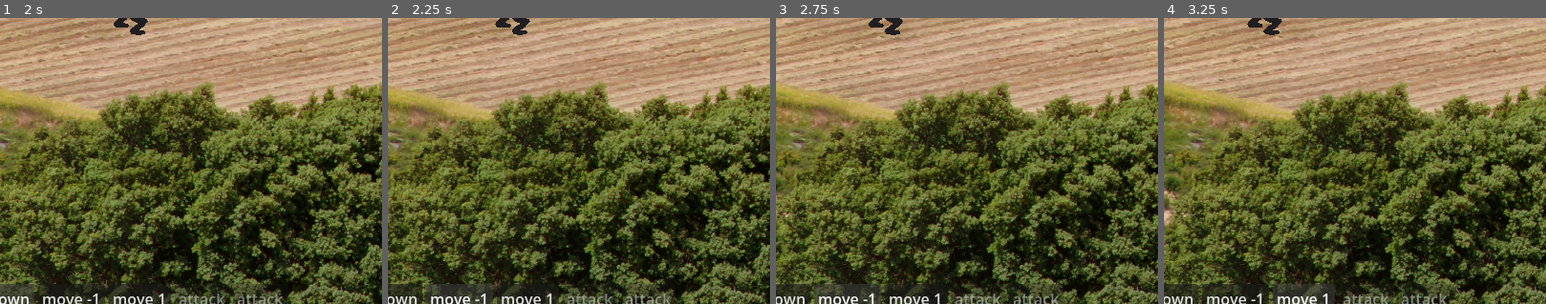
Above: before the commit, frames 1-4 (left to right).
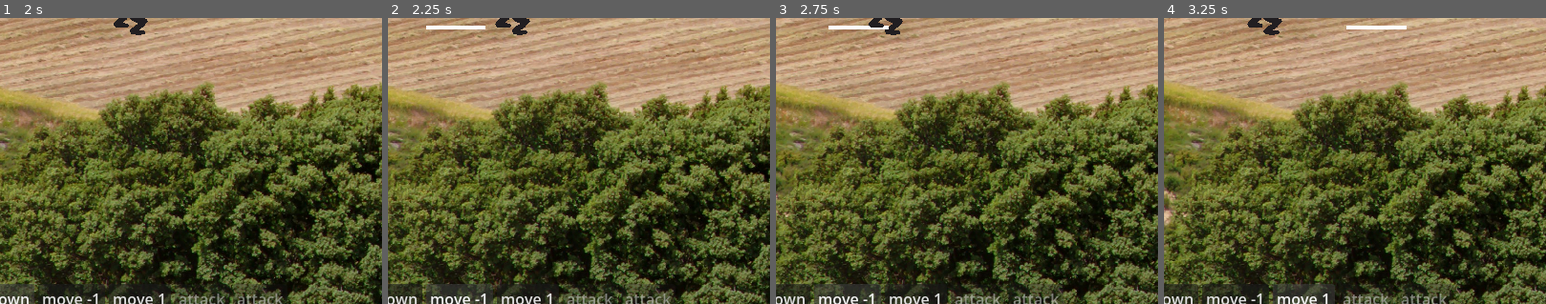
Above: after the commit, the same moments.

Repository: SnekOfSpice/micro-mechs
Game: Godot game, scene res://game/main_menu/main_menu.tscn
The game is run twice, just before and just after one commit, with the same random seed, the same clock (stepped at 60 frames per second) and the same inputs.
Inputs:
- Up to frame 1 (2 s): click "Battle" at 0.5 s; click "cool down" at 1.25 s
- Up to frame 2 (2.25 s): click "move -1" at 2 s
- Up to frame 3 (2.75 s): no input
- Up to frame 4 (3.25 s): click "move 1" at 2.75 s
The pictures show only the part of the screen within x 6-56%, y 48-98%; the shares and areas given below are measured in that part.

Frame 1 is identical in both runs. In frame 2, 0.2% of the frame differs, in the area x 10-26%, y 2-4%; in frame 3, 0.2%; in frame 4, 0.2%, in the area x 47-64%, y 2-4%.
Error before the commit: Invalid access to property or key 'weapon_list' on a base object of type 'null instance'. (res://mech.gd:30)
Error after the commit: Invalid access to property or key 'weapon_list' on a base object of type 'null instance'. (res://mech.gd:31)

Commit message:
ehehehehehe

Diff:
--- a/autoload/action_button.gd
+++ b/autoload/action_button.gd
@@ -10,6 +10,7 @@
 
 func _ready() -> void:
 	EventBus.request_action_rebuild.connect(_rebuild)
+	CommandHandler.command_executed.connect(func(_c): _rebuild())
 
 
 func _rebuild():
@@ -33,3 +34,25 @@
 	print()
 	action.do()
 	EventBus.request_action_rebuild.emit()
+
+
+func _on_mouse_entered() -> void:
+	var mech_spot := action.owner.get_spot()
+	if action is ActionMove:
+		Global.battle_stage.highlight_range(
+			Vector2(
+				mech_spot + action.distance,
+				mech_spot + action.distance,
+			)
+		)
+	if action is ActionWeapon:
+		var weapon_range : Vector2 = action.config.weapon_range
+		Global.battle_stage.highlight_range(
+			Vector2(
+				mech_spot + weapon_range.x,
+				mech_spot + weapon_range.y,
+			)
+		)
+
+func _on_mouse_exited() -> void:
+	Global.battle_stage.hide_range()
--- a/autoload/action_button.tscn
+++ b/autoload/action_button.tscn
@@ -10,4 +10,6 @@
 grow_vertical = 2
 script = ExtResource("1_xxk10")
 
+[connection signal="mouse_entered" from="." to="." method="_on_mouse_entered"]
+[connection signal="mouse_exited" from="." to="." method="_on_mouse_exited"]
 [connection signal="pressed" from="." to="." method="_on_pressed"]
--- a/mech.gd
+++ b/mech.gd
@@ -4,6 +4,7 @@
 
 
 const WIDTH := 128
+const HALF_WIDTH : int = int(WIDTH * 0.5)
 var combat_stats : CombatStats
 
 
@@ -203,13 +204,14 @@
 	result.append(cd_action)
 
 	var leg_config : LegConfig = _get_leg_config()
-	for i in range(1, leg_config.movement + 1):
-		for factor in [-1, 1]:
-			var move_action := ActionMove.new()
-			move_action.owner = self
-			move_action.config = leg_config
-			move_action.distance = i * factor
-			result.append(move_action)
+	for i in range(-leg_config.movement, leg_config.movement + 1):
+		if i == 0:
+			continue
+		var move_action := ActionMove.new()
+		move_action.owner = self
+		move_action.config = leg_config
+		move_action.distance = i
+		result.append(move_action)
 
 	var i := 0
 	for weapon : WeaponPivot in %WeaponPivots.get_children():
--- a/parts/weapons/cannon_1.tscn
+++ b/parts/weapons/cannon_1.tscn
@@ -2,15 +2,11 @@
 
 [ext_resource type="Script" uid="uid://btpy4p1qf56fv" path="res://parts/weapons/weapon_pivot.gd" id="1_8pukg"]
 [ext_resource type="Texture2D" uid="uid://6c4amwrvmdg" path="res://parts/weapons/cannon.png" id="2_8pukg"]
-[ext_resource type="Script" uid="uid://d4g0xn01kf10" path="res://parts/weapons/weapon_config.gd" id="2_pwkwo"]
-
-[sub_resource type="Resource" id="Resource_fraup"]
-script = ExtResource("2_pwkwo")
-tech_id = "cannon_1"
+[ext_resource type="Resource" uid="uid://dlyih6mx0mqw" path="res://parts/weapons/configs/cannon_1.tres" id="2_pwkwo"]
 
 [node name="Cannon1" type="Marker2D" unique_id=79986025]
 script = ExtResource("1_8pukg")
-config = SubResource("Resource_fraup")
+config = ExtResource("2_pwkwo")
 metadata/_custom_type_script = "uid://bbc26alh5vcw3"
 
 [node name="Cannon" type="Sprite2D" parent="." unique_id=2077230813]
--- a/parts/weapons/cannon_2.tscn
+++ b/parts/weapons/cannon_2.tscn
@@ -1,18 +1,13 @@
 [gd_scene format=3 uid="uid://caqch3847jtne"]
 
 [ext_resource type="Script" uid="uid://btpy4p1qf56fv" path="res://parts/weapons/weapon_pivot.gd" id="1_h17cs"]
-[ext_resource type="Script" uid="uid://d4g0xn01kf10" path="res://parts/weapons/weapon_config.gd" id="2_8dboy"]
+[ext_resource type="Resource" uid="uid://jfn78l3iqou" path="res://parts/weapons/configs/cannon_2.tres" id="2_8dboy"]
 [ext_resource type="Texture2D" uid="uid://cpeuw0bgsufiv" path="res://parts/weapons/cannon2.png" id="2_h17cs"]
-
-[sub_resource type="Resource" id="Resource_nb65s"]
-script = ExtResource("2_8dboy")
-tech_id = "cannon_2"
-metadata/_custom_type_script = "uid://d4g0xn01kf10"
 
 [node name="Cannon2" type="Marker2D" unique_id=79986025]
 z_index = 1
 script = ExtResource("1_h17cs")
-config = SubResource("Resource_nb65s")
+config = ExtResource("2_8dboy")
 metadata/_custom_type_script = "uid://bbc26alh5vcw3"
 
 [node name="Cannon" type="Sprite2D" parent="." unique_id=2077230813]
--- a/parts/weapons/cannon_3.tscn
+++ b/parts/weapons/cannon_3.tscn
@@ -2,16 +2,12 @@
 
 [ext_resource type="Script" uid="uid://btpy4p1qf56fv" path="res://parts/weapons/weapon_pivot.gd" id="1_eavq0"]
 [ext_resource type="Texture2D" uid="uid://cjhtejhjqaog6" path="res://parts/weapons/cannon3.png" id="2_bo3g6"]
-[ext_resource type="Script" uid="uid://d4g0xn01kf10" path="res://parts/weapons/weapon_config.gd" id="2_vyba7"]
-
-[sub_resource type="Resource" id="Resource_vq5ed"]
-script = ExtResource("2_vyba7")
-tech_id = "cannon_3"
+[ext_resource type="Resource" uid="uid://rl0ncb5qi8rl" path="res://parts/weapons/configs/cannon_3.tres" id="2_eavq0"]
 
 [node name="Cannon3" type="Marker2D" unique_id=79986025]
 z_index = 1
 script = ExtResource("1_eavq0")
-config = SubResource("Resource_vq5ed")
+config = ExtResource("2_eavq0")
 metadata/_custom_type_script = "uid://bbc26alh5vcw3"
 
 [node name="Cannon" type="Sprite2D" parent="." unique_id=2077230813]
--- /dev/null
+++ b/parts/weapons/configs/cannon_1.tres
@@ -0,0 +1,8 @@
+[gd_resource type="Resource" script_class="WeaponConfig" format=3 uid="uid://dlyih6mx0mqw"]
+
+[ext_resource type="Script" uid="uid://d4g0xn01kf10" path="res://parts/weapons/weapon_config.gd" id="1_xpb2m"]
+
+[resource]
+script = ExtResource("1_xpb2m")
+tech_id = "cannon_1"
+weapon_range = Vector2i(1, 3)
--- /dev/null
+++ b/parts/weapons/configs/cannon_2.tres
@@ -0,0 +1,9 @@
+[gd_resource type="Resource" script_class="WeaponConfig" format=3 uid="uid://jfn78l3iqou"]
+
+[ext_resource type="Script" uid="uid://d4g0xn01kf10" path="res://parts/weapons/weapon_config.gd" id="1_iwvya"]
+
+[resource]
+script = ExtResource("1_iwvya")
+tech_id = "cannon_2"
+weapon_range = Vector2i(2, 4)
+metadata/_custom_type_script = "uid://d4g0xn01kf10"
--- /dev/null
+++ b/parts/weapons/configs/cannon_3.tres
@@ -0,0 +1,9 @@
+[gd_resource type="Resource" script_class="WeaponConfig" format=3 uid="uid://rl0ncb5qi8rl"]
+
+[ext_resource type="Script" uid="uid://d4g0xn01kf10" path="res://parts/weapons/weapon_config.gd" id="1_auftt"]
+
+[resource]
+script = ExtResource("1_auftt")
+tech_id = "cannon_3"
+weapon_range = Vector2i(3, 5)
+damage_type = 2
--- a/parts/weapons/weapon_config.gd
+++ b/parts/weapons/weapon_config.gd
@@ -10,8 +10,8 @@
 
 
 @export var tech_id : String
-@export var damage := Vector2(10, 20)
-@export var weapon_range := Vector2(0, 1)
+@export var damage := Vector2i(10, 20)
+@export var weapon_range := Vector2i(1, 2)
 @export var uses := -1
 @export var damage_type := DamageType.Kinetic
 @export var energy_consumption_self := 0
--- a/world/battle/battle_stage.gd
+++ b/world/battle/battle_stage.gd
@@ -117,3 +117,25 @@
 	if commands_this_turn.size() >= Global.active_mech.combat_stats.actions_left:
 		PhaseManager.advance_phase()
 	EventBus.commands_this_turn_changed.emit()
+
+
+func hide_range():
+	%Highlight.hide()
+
+func highlight_range(range : Vector2):
+	#if range == Vector2.ZERO:
+		#%Highlight.hide()
+		#return
+	if range.x > range.y:
+		var a := range.x
+		range.x = range.y
+		range.y = a
+	print(range)
+	%Highlight.show()
+	%Highlight.global_position = %BattleLine.global_position
+	#%Highlight.position.x += (range.x * Mech.WIDTH) - Mech.HALF_WIDTH
+	%Highlight.points = PackedVector2Array([
+		Vector2(range.x * Mech.WIDTH - Mech.HALF_WIDTH, 0),
+		Vector2(range.y * Mech.WIDTH + Mech.HALF_WIDTH, 0),
+	])
+	print(%Highlight.points)
--- a/world/battle/battle_stage.tscn
+++ b/world/battle/battle_stage.tscn
@@ -36,4 +36,7 @@
 grow_horizontal = 0
 text = "main menu"
 
+[node name="Highlight" type="Line2D" parent="." unique_id=473816625]
+unique_name_in_owner = true
+
 [connection signal="pressed" from="CanvasLayer/MainMenu" to="." method="_on_main_menu_pressed"]
